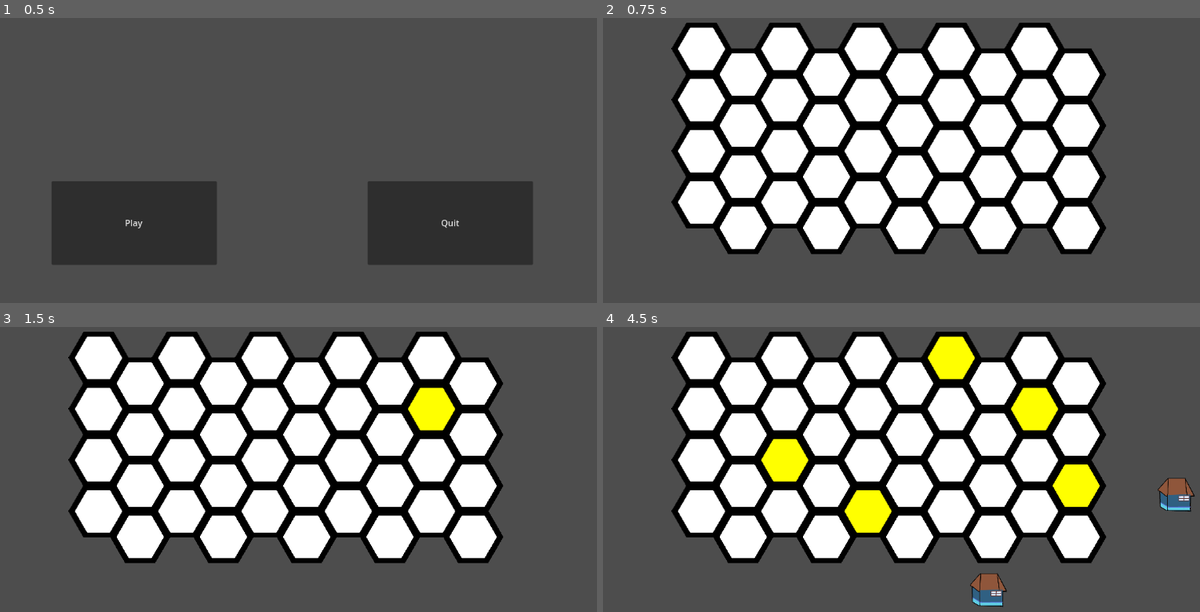
Above: before the commit, frames 1-4 (two rows, left to right).
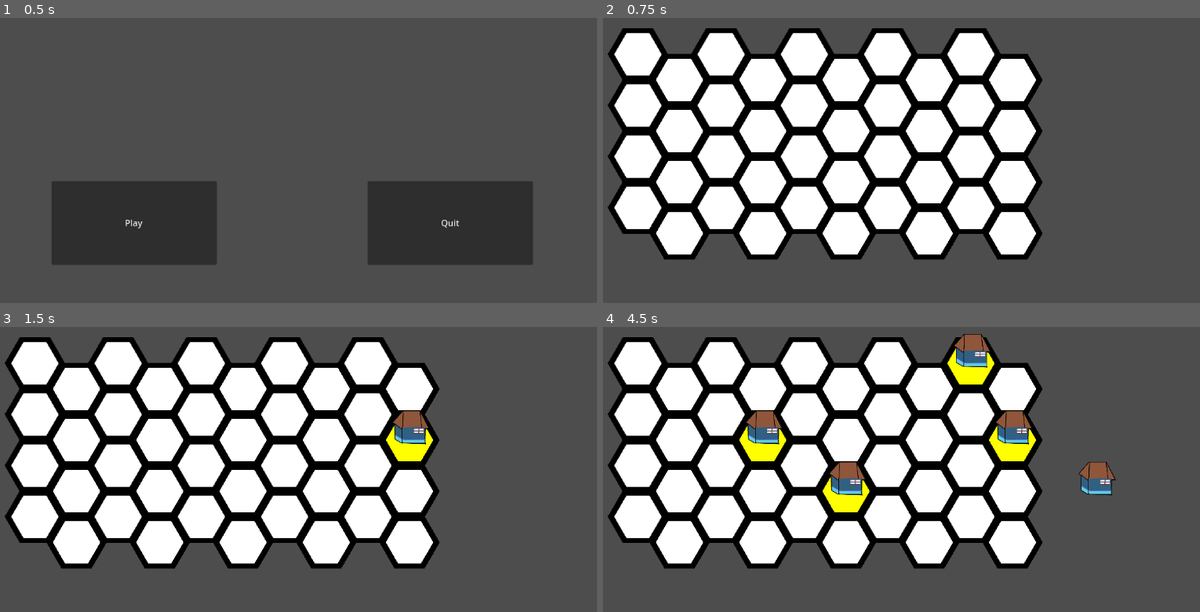
Above: after the commit, the same moments.

Repository: Rerric/BuildCycle
Game: Godot game, scene res://ryan_test_scene.tscn
Same seed, same stepped clock (60 frames per second), same inputs: the game is played once before the commit and once after it.
Inputs (mouse positions are in pixels of both pictures, inside the frame that each line leads up to):
- Up to frame 1 (0.5 s): no input
- Up to frame 2 (0.75 s): click "Play" at 0.5 s
- Up to frame 3 (1.5 s): tap Enter at 1.25 s; move the mouse to (423, 423) at 1.27 s; hold Right (ui_right) from 1.28 s (still down); click (423, 423) at 1.42 s
- Up to frame 4 (4.5 s): tap Space at 2, 3.5 s; move the mouse to (764, 460) at 2.02 s; release Right (ui_right) at 2.03 s; hold Down (ui_down) 2.03-2.78 s; click (764, 460) at 2.17 s; tap Enter at 2.75, 4.25 s; move the mouse to (949, 364) at 2.77 s; hold Right (ui_right) 2.78-3.53 s; click (949, 364) at 2.92 s; move the mouse to (853, 512) at 3.52 s; hold Up (ui_up) 3.53-4.28 s; click (853, 512) at 3.67 s; move the mouse to (1074, 495) at 4.27 s; hold Left (ui_left) from 4.28 s (still down); click (1074, 495) at 4.42 s

Frame 1 is identical in both runs. In frame 2, 42% of the frame differs, in the area x 0-85%, y 1-85%; in frame 3, 42%; in frame 4, 46%, in the area x 0-100%, y 1-99%.

Commit message:
Fixed Selection Positioning

Diff:
--- a/Hex_Grid.tscn
+++ b/Hex_Grid.tscn
@@ -25,7 +25,7 @@
 [node name="Hex_Grid" type="Node2D"]
 
 [node name="TileMap" type="TileMap" parent="."]
-position = Vector2(413, 262)
+position = Vector2(296, 272)
 tile_set = SubResource("TileSet_e3cqc")
 format = 2
 layer_0/tile_data = PackedInt32Array(-65539, 131078, 0, -65536, 131078, 0, -1, 131078, 0, -2, 131078, 0, -3, 131078, 0, …(623 unchanged characters)…
--- a/TileMapSelection.gd
+++ b/TileMapSelection.gd
@@ -11,8 +11,13 @@
 		if event.button_index == MOUSE_BUTTON_LEFT and event.is_pressed():
 			var global_clicked = event.position
 			var pos_clicked = local_to_map(to_local(global_clicked))
+
 			print(pos_clicked)
+
 			var current_atlas_coords = get_cell_atlas_coords(main_layer, pos_clicked)
+
+			var cell_clicked = map_to_local(pos_clicked)
+			print(cell_clicked)
 			#object as child node instantiation failed commented out
 			#var object = preload("res://Object.tscn")
 			#var instance = object.instantiate()
@@ -21,7 +26,7 @@
 
 			#calling instantiate function, currently spawns house shifted too far down and right
 			# & doesnt go away when clicked again
-			inst(event.position)
+			inst(cell_clicked)
 
 			var current_tile_alt = get_cell_alternative_tile(main_layer, pos_clicked)
 			var number_of_alts_for_clicked = tile_set.get_source(main_atlus_id)\
